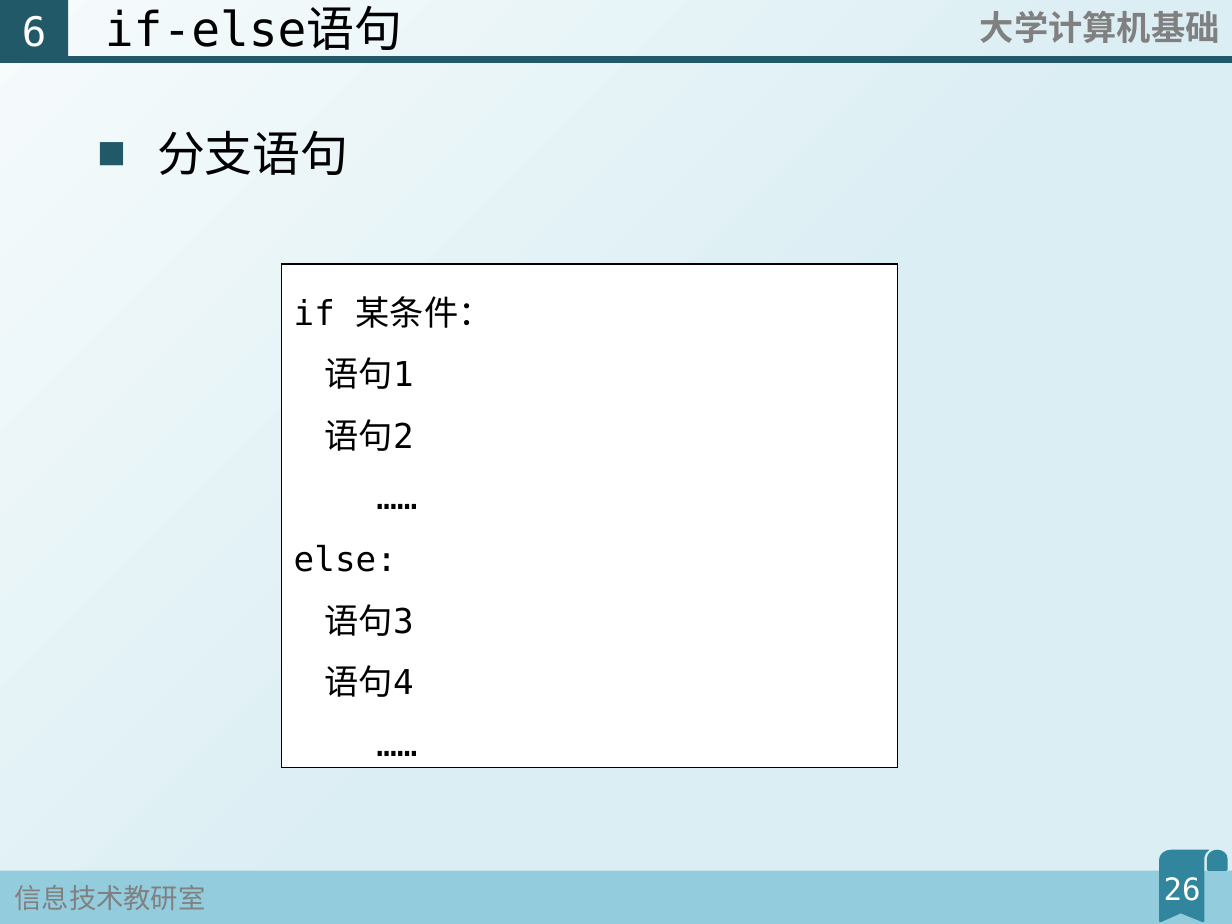
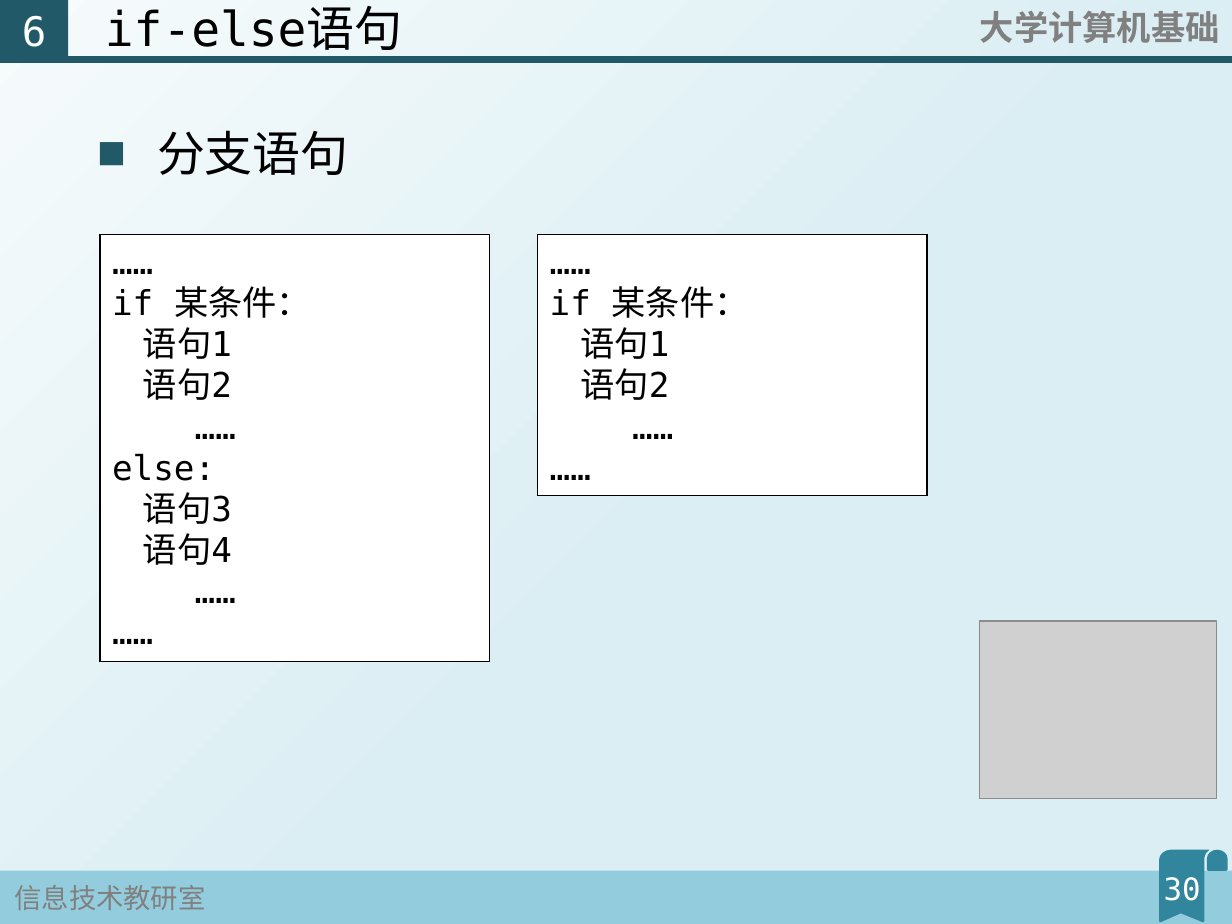
Before and after one commit to fjzfmxd/-, a slide deck: slide 30 of 1Python基本元素/幻灯片.pptx (slide 26 before the commit). Drawn at 1232x924 pixels with LibreOffice and Linux fonts; fonts in the diff are those of the drawing; grey boxes stand for pictures. Boxes give left, top, right and bottom in pixels: in the first picture for what was removed or moved away, otherwise in the second. Text is boxed around its words. In the diff, an @@ line names an element or a change of style, - is before the commit and + after.

```diff
--- a/1Python基本元素/幻灯片.pptx
+++ b/1Python基本元素/幻灯片.pptx
@@ text in rectangle at [100,234,489,662]: paragraph added @@
+  ……
@@ text in rectangle at [100,234,489,662]: paragraph added @@
+  ……
@@ rectangle "……": place and size @@
-rectangle "……" at [282,265,898,768]
+rectangle "……" at [100,234,489,662]
@@ rectangle added at [537,234,926,495], fill #FFFFFF, outline #000000 1 pt, 20 pt, text #000000 @@
+  ……
+  if 某条件：
+  语句1
+  语句2
+  ……
+  ……
@@ text in rectangle at [112,286,311,565]: line spacing 1.5 to 1 @@
@@ picture added at [979,621,1216,798] @@
@@ page number at [1164,877,1201,901]: text changed @@
-26
+30
```
Also in this commit, not shown: 10 other slides changed, 7 slides added, 2 slides removed, 5 other files.
